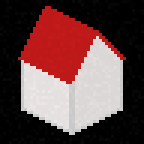
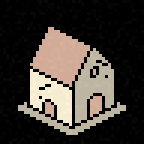
Before/after of a 144 x 144 layered artwork. What changed in the layer stack:
removed layer "Roof" over bbox(18, 6, 126, 84)
added group "House E" with 4 layers above "Directions" over bbox(27, 24, 117, 129)
added layer "Lines" in group "House E" over bbox(27, 24, 117, 129)
added layer "Roof #1" in group "House E" over bbox(30, 27, 102, 117)
added layer "Pasted Layer" in group "House E" over bbox(75, 48, 114, 123)
moved "Walls" into group "House E", painted on it over bbox(24, 63, 72, 129)
added group "Directions" with 4 layers above "Yard" over bbox(15, 78, 129, 138)
added layer "None" in group "Directions" over bbox(15, 78, 129, 138)
renamed "Edges" to "Yard", painted on it over bbox(18, 57, 126, 135)
removed layer "Walls dark" over bbox(75, 36, 120, 129)
